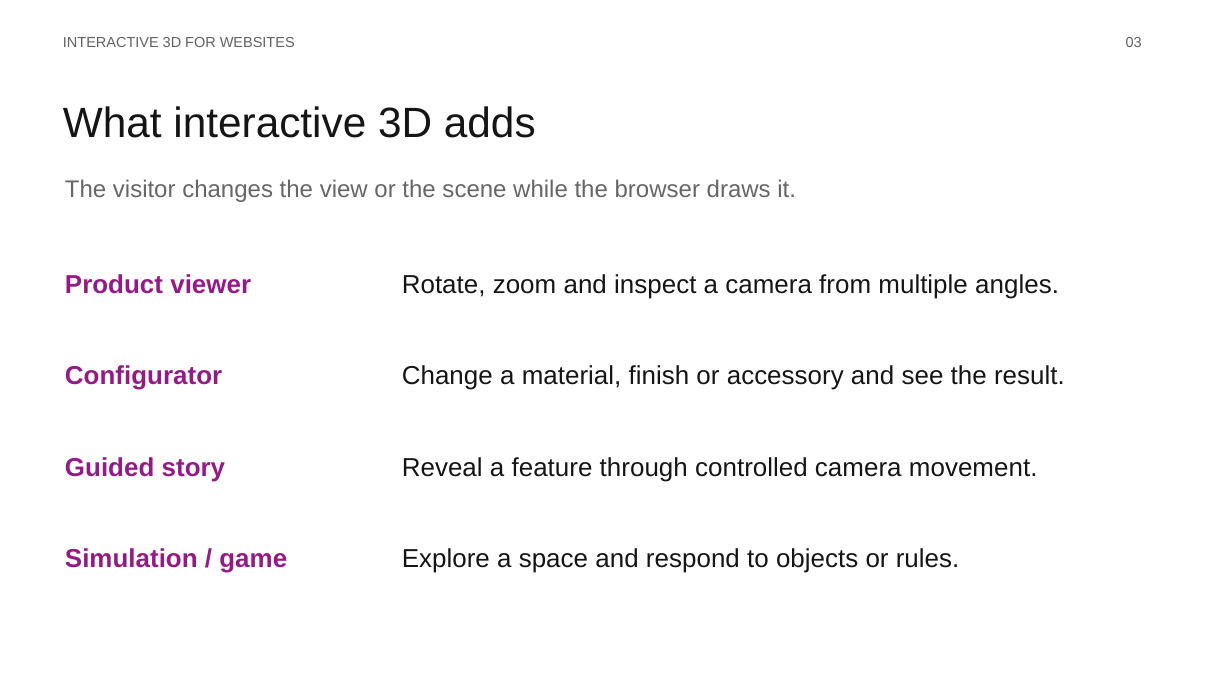
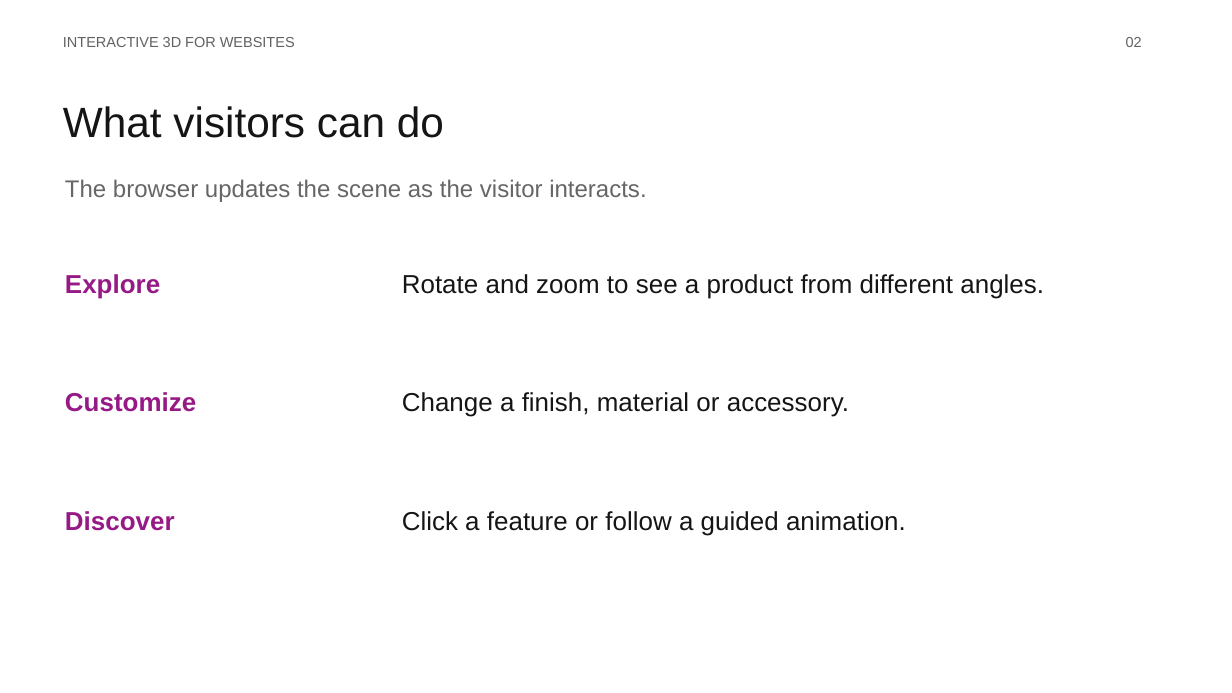
Before and after one commit to Naveen100102/lightmetrics-3d-viewer, a slide deck: slide 2 of public/presentation/Interactive-3D-for-Websites.pptx (slide 3 before the commit). Drawn at 1232x693 pixels with LibreOffice and Linux fonts; fonts in the diff are those of the drawing. Boxes give left, top, right and bottom in pixels: in the first picture for what was removed or moved away, otherwise in the second. Text is boxed around its words. In the diff, an @@ line names an element or a change of style, - is before the commit and + after.

```diff
--- a/public/presentation/Interactive-3D-for-Websites.pptx
+++ b/public/presentation/Interactive-3D-for-Websites.pptx
@@ text at <box>1126,37,1142,47</box>: text changed @@
-03
+02
@@ text at <box>63,106,444,138</box>: text changed @@
-What interactive 3D adds
+What visitors can do
@@ text at <box>65,179,646,202</box>: text changed @@
-The visitor changes the view or the scene while the browser draws it.
+The browser updates the scene as the visitor interacts.
@@ text removed at <box>65,274,251,294</box> @@
-Product viewer
@@ text added at <box>65,274,160,299</box>, 20.2 pt, text #961A86, bold @@
+Explore
@@ text at <box>402,274,1044,299</box>: text changed @@
-Rotate, zoom and inspect a camera from multiple angles.
+Rotate and zoom to see a product from different angles.
@@ text removed at <box>65,365,222,390</box> @@
-Configurator
@@ text added at <box>65,392,196,412</box>, 20.2 pt, text #961A86, bold @@
+Customize
@@ text at <box>402,392,849,417</box>: text changed @@
-Change a material, finish or accessory and see the result.
+Change a finish, material or accessory.
@@ text removed at <box>65,457,226,482</box> @@
-Guided story
@@ text removed at <box>402,457,1038,482</box> @@
-Reveal a feature through controlled camera movement.
@@ text added at <box>65,511,175,531</box>, 20.2 pt, text #961A86, bold @@
+Discover
@@ text at <box>402,511,906,536</box>: text changed @@
-Explore a space and respond to objects or rules.
+Click a feature or follow a guided animation.
@@ text removed at <box>65,548,287,573</box> @@
-Simulation / game
```
Also in this commit, not shown: 7 other slides changed, 3 slides added, 24 slides removed, 34 other files.
